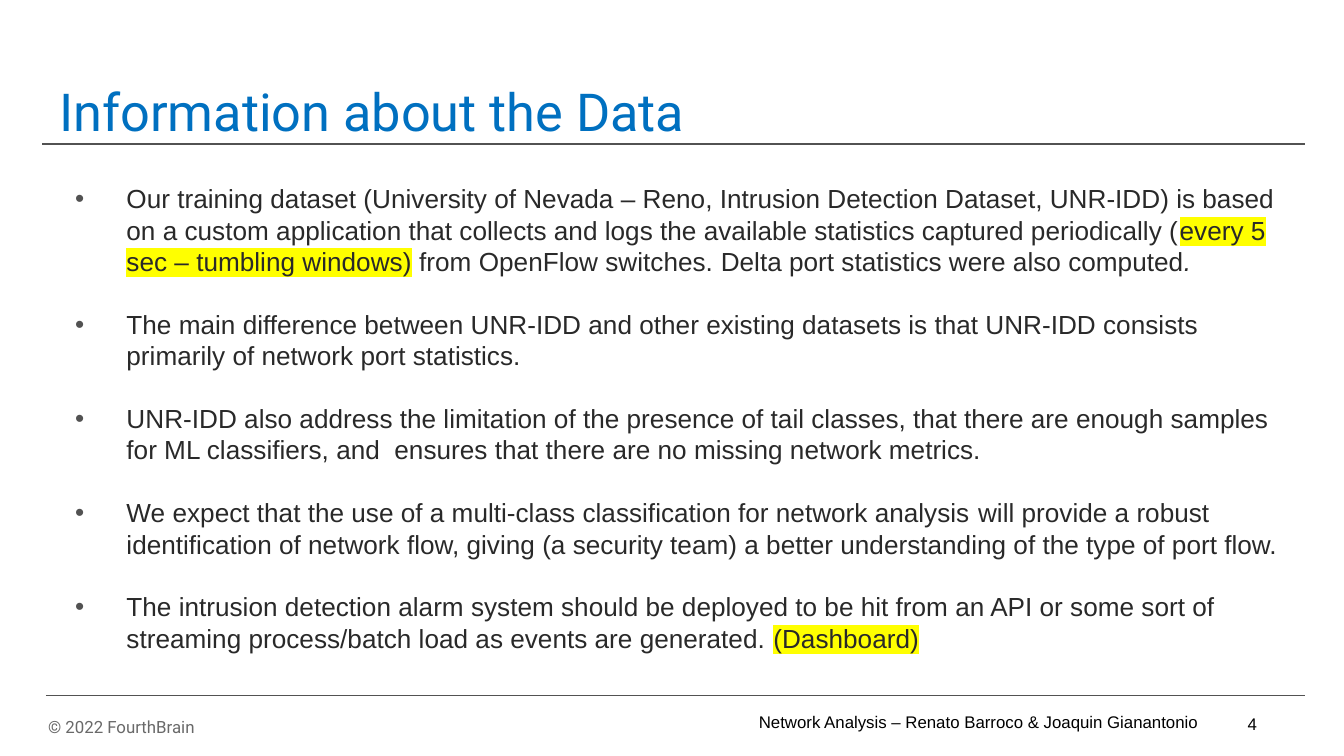
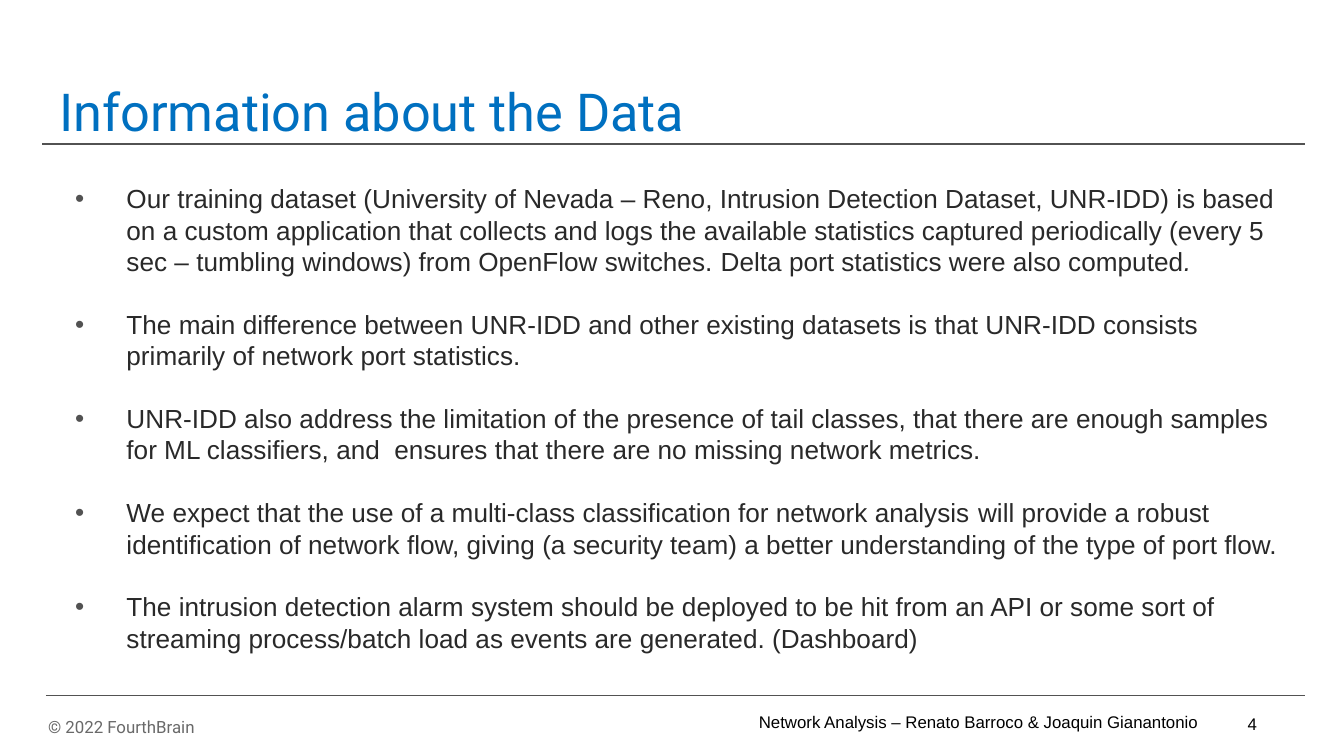
Before and after one commit to RBarroco/network-analytics-final, a slide deck: slide 5 of network-analytics-final/powerpoint/Network Analysis - MLE Capstone Presentation_v07.pptx. Drawn at 1344x756 pixels with LibreOffice and Linux fonts; fonts in the diff are those of the drawing; background and template pictures are left out. Boxes give left, top, right and bottom in pixels: in the first picture for what was removed or moved away, otherwise in the second. Text is boxed around its words. In the diff, an @@ line names an element or a change of style, - is before the commit and + after.

```diff
--- a/network-analytics-final/powerpoint/Network Analysis - MLE Capstone Presentation_v07.pptx
+++ b/network-analytics-final/powerpoint/Network Analysis - MLE Capstone Presentation_v07.pptx
@@ text at [126,189,1273,654]: highlight #FFFF00 to none in "(every 5 sec – tumbling windows)", "(Dashboard)" @@
```
Also in this commit, not shown: 3 other slides changed, 6 slides removed, 4 other files.
